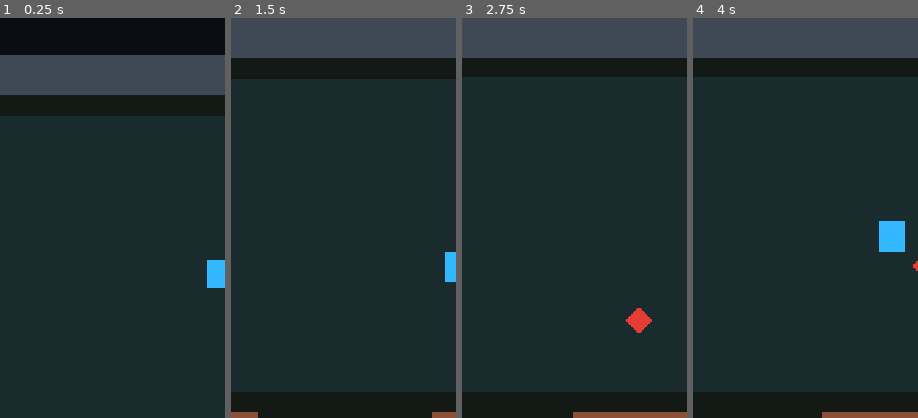
Above: before the commit, frames 1-4 (left to right).
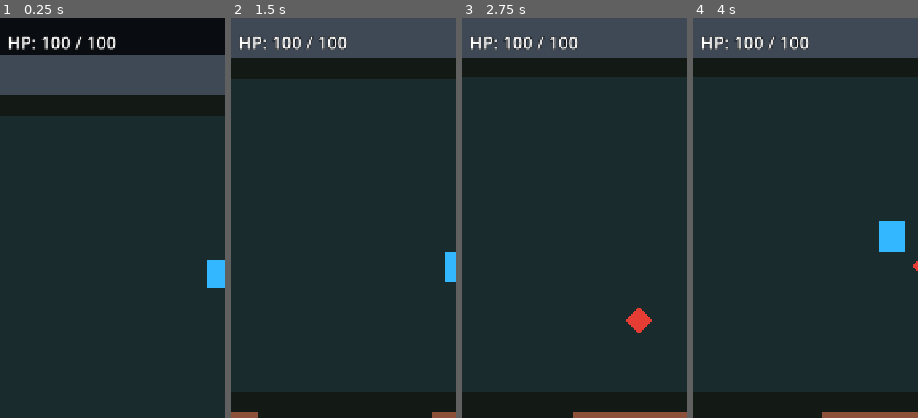
Above: after the commit, the same moments.

Repository: jaakko0/ARPG-game
Game: Godot game, scene res://scenes/main.tscn
Same seed, same stepped clock (60 frames per second), same inputs: the game is played once before the commit and once after it.
Inputs:
- Up to frame 1 (0.25 s): no input
- Up to frame 2 (1.5 s): hold D (move_right) 0.53-1.28 s; hold S (move_down) from 1.28 s (still down)
- Up to frame 3 (2.75 s): release S (move_down) at 2.03 s; hold D (move_right) from 2.03 s (still down)
- Up to frame 4 (4 s): release D (move_right) at 2.78 s; hold W (move_up) 2.78-3.53 s; hold A (move_left) from 3.53 s (still down)
The pictures show only the part of the screen within x 1-51%, y 0-50%; the shares and areas given below are measured in that part.

The runs differ from the first frame. In frame 1, 0.8% of the frame differs, in the area x 3-52%, y 4-8%; in frame 2, 0.7%; in frame 3, 0.7%; in frame 4, 0.7%.

Commit message:
Add basic health and enemy contact damage

Diff:
--- a/scenes/player.tscn
+++ b/scenes/player.tscn
@@ -1,6 +1,7 @@
-[gd_scene load_steps=3 format=3]
+[gd_scene load_steps=4 format=3]
 
 [ext_resource type="Script" path="res://scripts/player.gd" id="1_player_script"]
+[ext_resource type="Script" path="res://scripts/health.gd" id="2_health_script"]
 
 [sub_resource type="RectangleShape2D" id="RectangleShape2D_player"]
 size = Vector2(40, 48)
@@ -24,3 +25,20 @@
 limit_right = 1800
 limit_bottom = 3000
 limit_smoothed = true
+
+[node name="Health" type="Node" parent="."]
+script = ExtResource("2_health_script")
+
+[node name="HUD" type="CanvasLayer" parent="."]
+layer = 10
+
+[node name="HealthLabel" type="Label" parent="HUD"]
+offset_left = 20.0
+offset_top = 20.0
+offset_right = 280.0
+offset_bottom = 64.0
+theme_override_colors/font_color = Color(1, 1, 1, 1)
+theme_override_colors/font_outline_color = Color(0, 0, 0, 1)
+theme_override_constants/outline_size = 6
+theme_override_font_sizes/font_size = 28
+text = "HP: 100 / 100"
--- a/scripts/enemy.gd
+++ b/scripts/enemy.gd
@@ -3,15 +3,20 @@
 @export var move_speed: float = 120.0
 @export var detection_radius: float = 450.0
 @export var target_group: StringName = &"player"
+@export var contact_damage: int = 10
+@export_range(0.1, 10.0, 0.1) var attack_interval: float = 1.0
 
 var target: Node2D
+var attack_cooldown_remaining: float = 0.0
 
 
 func _ready() -> void:
 	target = find_target()
 
 
-func _physics_process(_delta: float) -> void:
+func _physics_process(delta: float) -> void:
+	attack_cooldown_remaining = maxf(attack_cooldown_remaining - delta, 0.0)
+
 	if not is_instance_valid(target):
 		target = find_target()
 
@@ -24,6 +29,32 @@
 			velocity = offset_to_target.normalized() * move_speed
 
 	move_and_slide()
+	try_contact_attack()
+
+
+func try_contact_attack() -> void:
+	if attack_cooldown_remaining > 0.0:
+		return
+
+	var damage_target := find_contact_damage_target()
+
+	if damage_target != null:
+		damage_target.call("take_damage", contact_damage)
+		attack_cooldown_remaining = attack_interval
+
+
+func find_contact_damage_target() -> Node:
+	for collision_index in get_slide_collision_count():
+		var collider := get_slide_collision(collision_index).get_collider() as Node
+
+		if (
+			collider != null
+			and collider.is_in_group(target_group)
+			and collider.has_method("take_damage")
+		):
+			return collider
+
+	return null
 
 
 func find_target() -> Node2D:
--- /dev/null
+++ b/scripts/health.gd
@@ -0,0 +1,36 @@
+extends Node
+
+signal health_changed(current_health: int, max_health: int)
+signal depleted
+
+@export_range(1, 100000, 1) var max_health: int = 100
+
+var current_health: int
+
+
+func _ready() -> void:
+	current_health = max_health
+
+
+func take_damage(amount: int) -> void:
+	if amount <= 0 or current_health <= 0:
+		return
+
+	current_health = maxi(current_health - amount, 0)
+	health_changed.emit(current_health, max_health)
+
+	if current_health == 0:
+		depleted.emit()
+
+
+func heal(amount: int) -> void:
+	if amount <= 0 or current_health <= 0:
+		return
+
+	current_health = mini(current_health + amount, max_health)
+	health_changed.emit(current_health, max_health)
+
+
+func restore_full() -> void:
+	current_health = max_health
+	health_changed.emit(current_health, max_health)
--- a/scripts/player.gd
+++ b/scripts/player.gd
@@ -1,6 +1,18 @@
 extends CharacterBody2D
 
 @export var move_speed: float = 240.0
+
+@onready var health = $Health
+@onready var health_label: Label = $HUD/HealthLabel
+
+var starting_position: Vector2
+
+
+func _ready() -> void:
+	starting_position = global_position
+	health.health_changed.connect(_on_health_changed)
+	health.depleted.connect(_on_health_depleted)
+	update_health_display(health.current_health, health.max_health)
 
 
 func _physics_process(_delta: float) -> void:
@@ -12,3 +24,29 @@
 # Keeping input collection separate makes a virtual joystick easy to add later.
 func get_movement_input() -> Vector2:
 	return Input.get_vector("move_left", "move_right", "move_up", "move_down")
+
+
+func take_damage(amount: int) -> void:
+	health.take_damage(amount)
+
+
+func heal(amount: int) -> void:
+	health.heal(amount)
+
+
+func _on_health_changed(current_health: int, max_health: int) -> void:
+	update_health_display(current_health, max_health)
+
+
+func _on_health_depleted() -> void:
+	call_deferred("respawn")
+
+
+func respawn() -> void:
+	global_position = starting_position
+	velocity = Vector2.ZERO
+	health.restore_full()
+
+
+func update_health_display(current_health: int, max_health: int) -> void:
+	health_label.text = "HP: %d / %d" % [current_health, max_health]
Not shown, added: scripts/health.gd.uid
